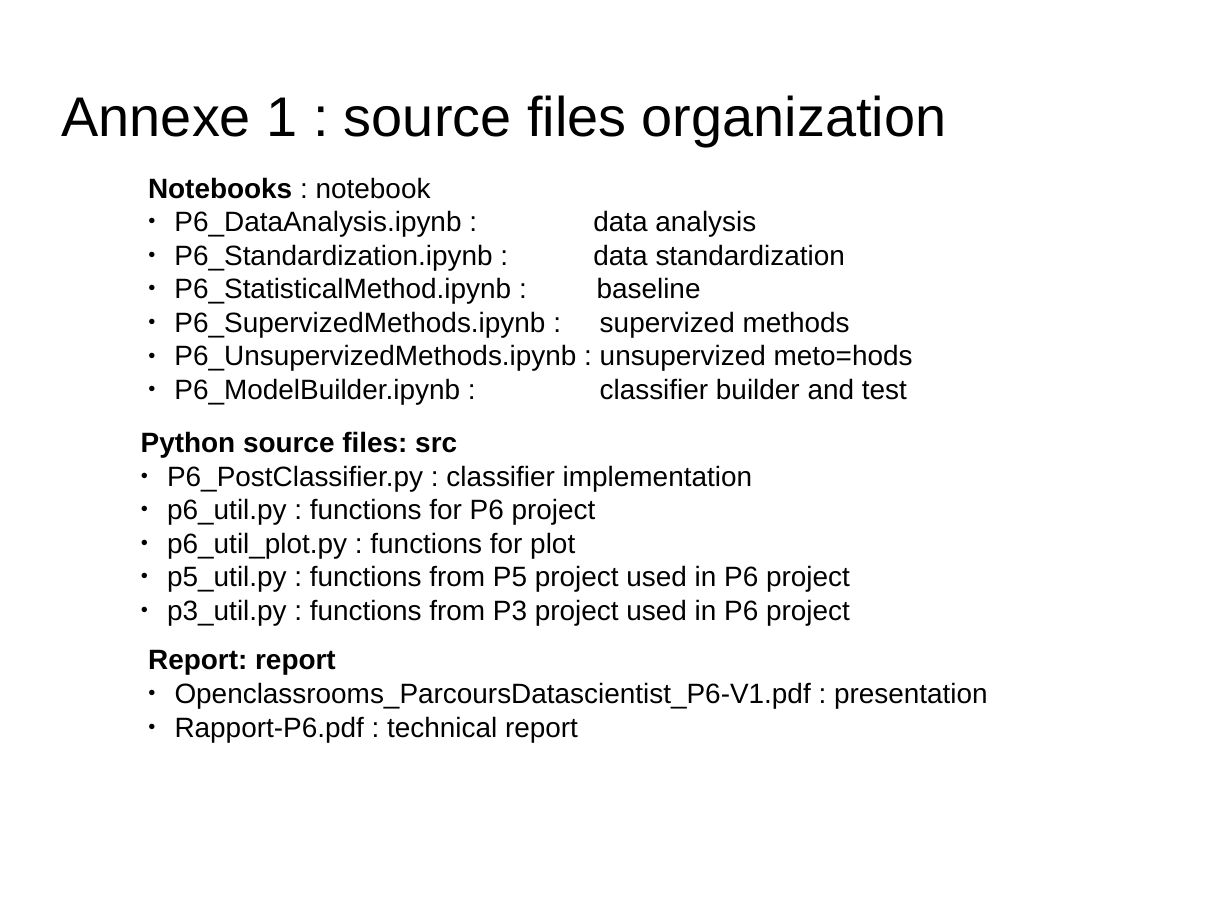
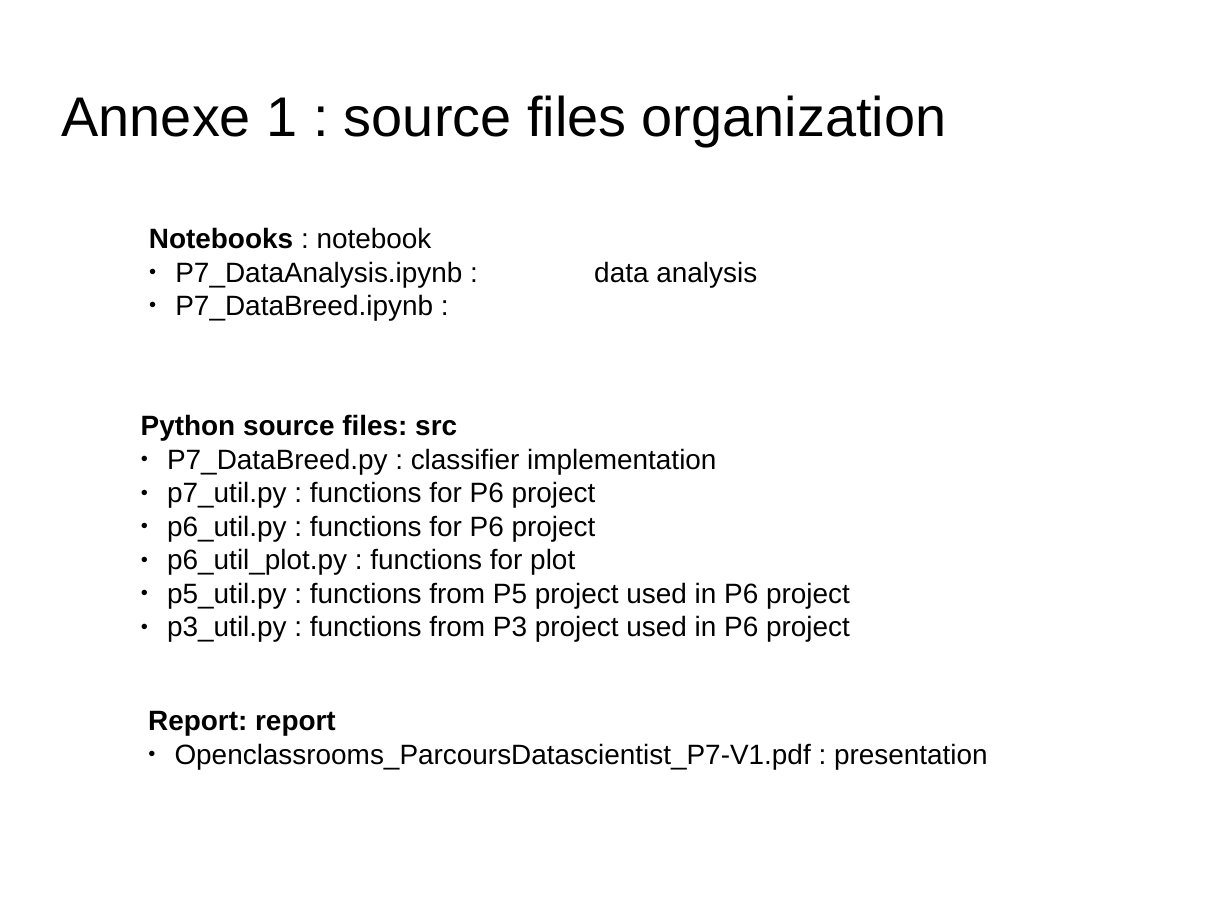
Before and after one commit to dataforcast/OC_Datascientist, a slide deck: slide 12 of P7/report/Openclassrooms_ParcoursDatascientist_P7-V1.odp (slide 11 before the commit). Drawn at 1232x924 pixels with LibreOffice and Linux fonts; fonts in the diff are those of the drawing; background and template pictures are left out. Boxes give left, top, right and bottom in pixels: in the first picture for what was removed or moved away, otherwise in the second. Text is boxed around its words. In the diff, an @@ line names an element or a change of style, - is before the commit and + after.

```diff
--- a/P7/report/Openclassrooms_ParcoursDatascientist_P7-V1.odp
+++ b/P7/report/Openclassrooms_ParcoursDatascientist_P7-V1.odp
@@ text at <box>175,261,462,320</box>: text changed @@
-● P6_DataAnalysis.ipynb : data analysis
-● P6_Standardization.ipynb : data standardization
-● P6_StatisticalMethod.ipynb : baseline
-● P6_SupervizedMethods.ipynb : supervized methods
-● P6_UnsupervizedMethods.ipynb : unsupervized meto=hods
-● P6_ModelBuilder.ipynb : classifier builder and test
+● P7_DataAnalysis.ipynb : data analysis
+● P7_DataBreed.ipynb :
@@ text "Python source files: src": place and size @@
-text "Python source files: src" at <box>141,431,850,625</box>
+text "Python source files: src" at <box>141,414,850,642</box>
@@ text at <box>167,448,716,508</box>: text changed @@
-● P6_PostClassifier.py : classifier implementation
+● P7_DataBreed.py : classifier implementation
+● p7_util.py : functions for P6 project
@@ text "Report: report": place and size @@
-text "Report: report" at <box>148,649,988,742</box>
+text "Report: report" at <box>148,710,988,769</box>
@@ text at <box>175,743,988,769</box>: text changed @@
-● Openclassrooms_ParcoursDatascientist_P6-V1.pdf : presentation
-● Rapport-P6.pdf : technical report
+● Openclassrooms_ParcoursDatascientist_P7-V1.pdf : presentation
```
Also in this commit, not shown: 5 other slides changed, 1 slide added, 4 other files.
